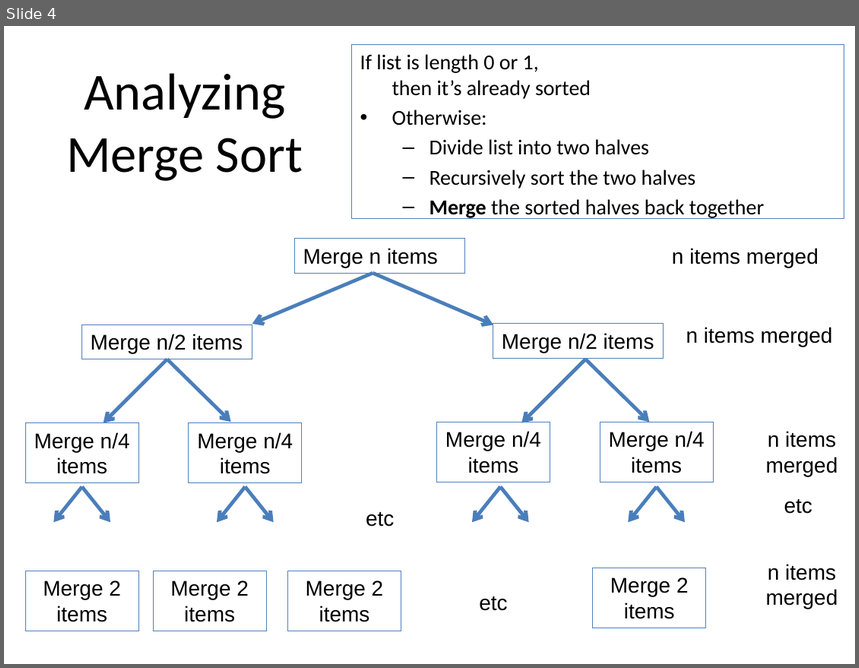
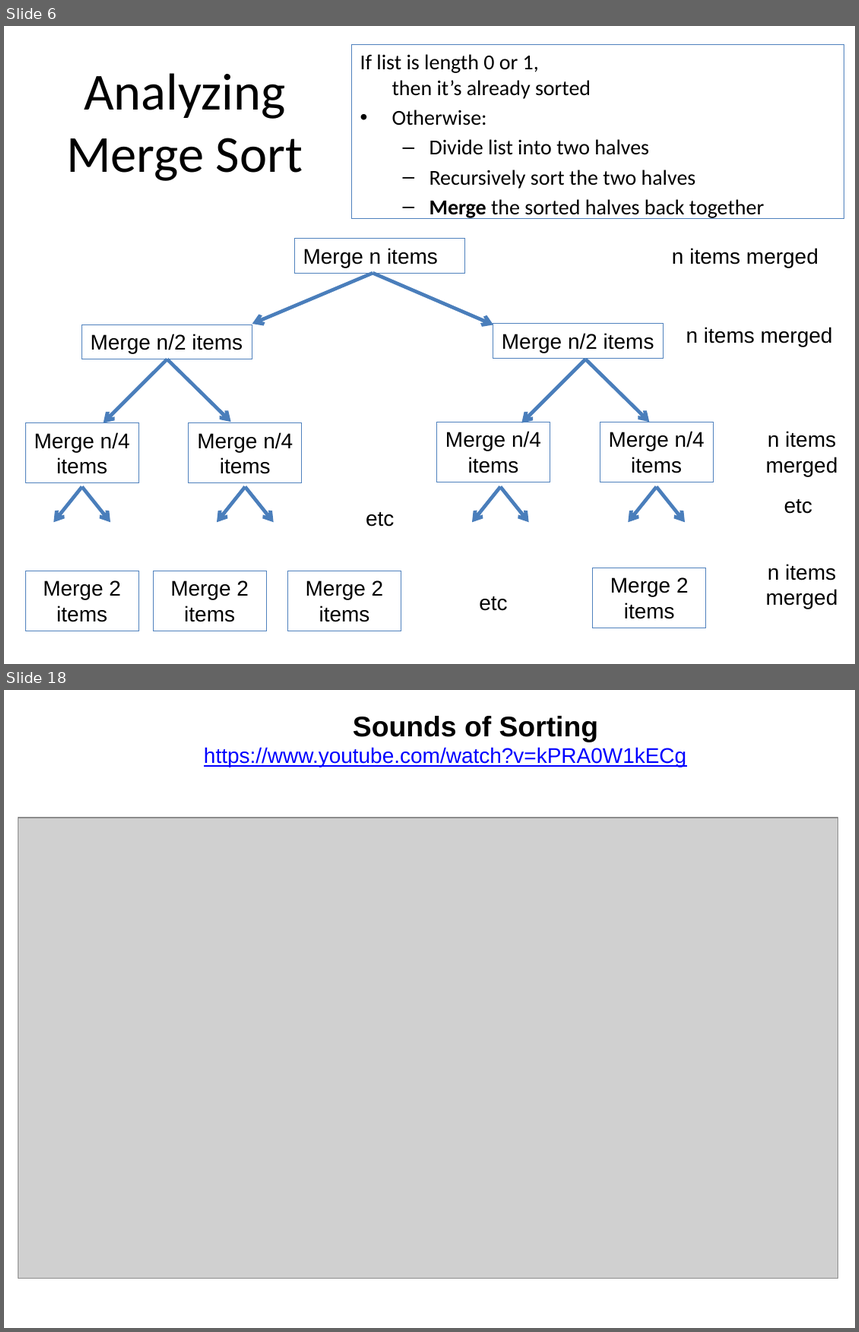
Before and after one commit to RHIT-CSSE/csse220, a slide deck: ClassMaterials/MergeSort/Slides/MergeSort.pptx. Shown one above the other, each under a label of ours: slide 4 before the commit, slides 6 and 18 after it; the slides between them are not shown. The pictures are 859x668 and 859x1332 pixels, drawn with LibreOffice and Linux fonts; fonts in the diff are those of the drawing; grey boxes stand for pictures. Boxes give left, top, right and bottom in pixels: in the first picture for what was removed or moved away, otherwise in the second. Text is boxed around its words. In the diff, an @@ line names an element or a change of style, - is before the commit and + after.

```diff
--- a/ClassMaterials/MergeSort/Slides/MergeSort.pptx
+++ b/ClassMaterials/MergeSort/Slides/MergeSort.pptx
@@ slide 18 added at [4,690,855,1328], background #FFFFFF @@
@@ text added at [204,716,686,768], 18 pt, text #0000FF, underline @@
+Sounds of Sorting
+https://www.youtube.com/watch?v=kPRA0W1kECg
@@ picture added at [18,818,838,1279] @@
@@ what was slide 4 is now slide 6 @@
```
Also in this commit, not shown: 3 slides changed, 12 other slides added, 1 slide removed, 2 other files.
